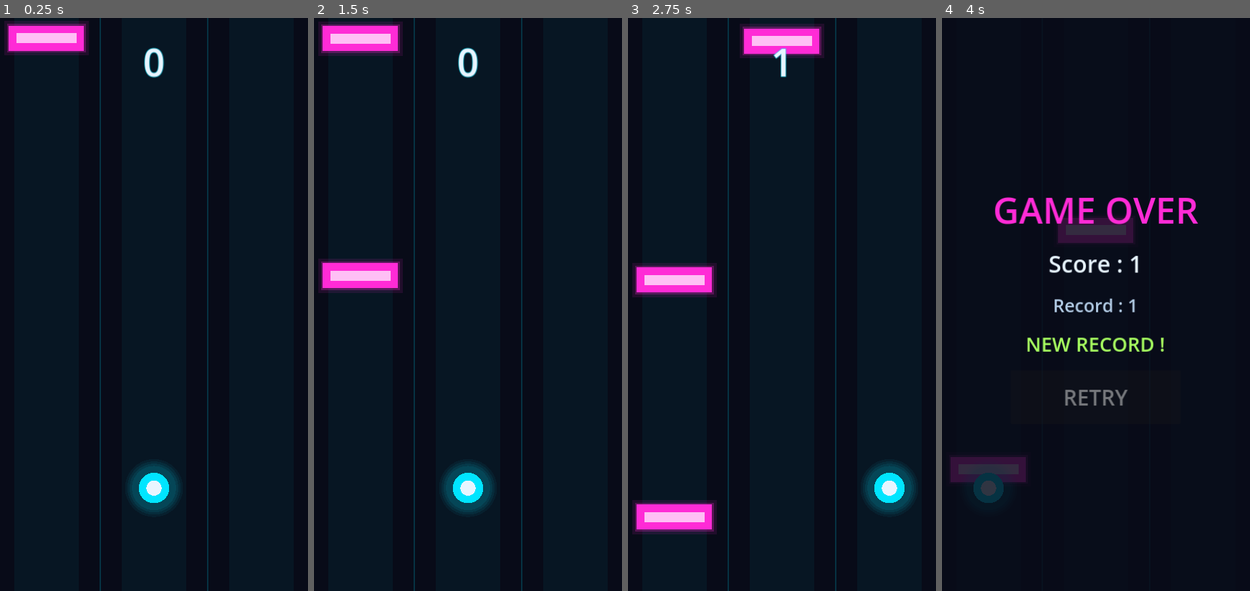
Above: before the commit, frames 1-4 (left to right).
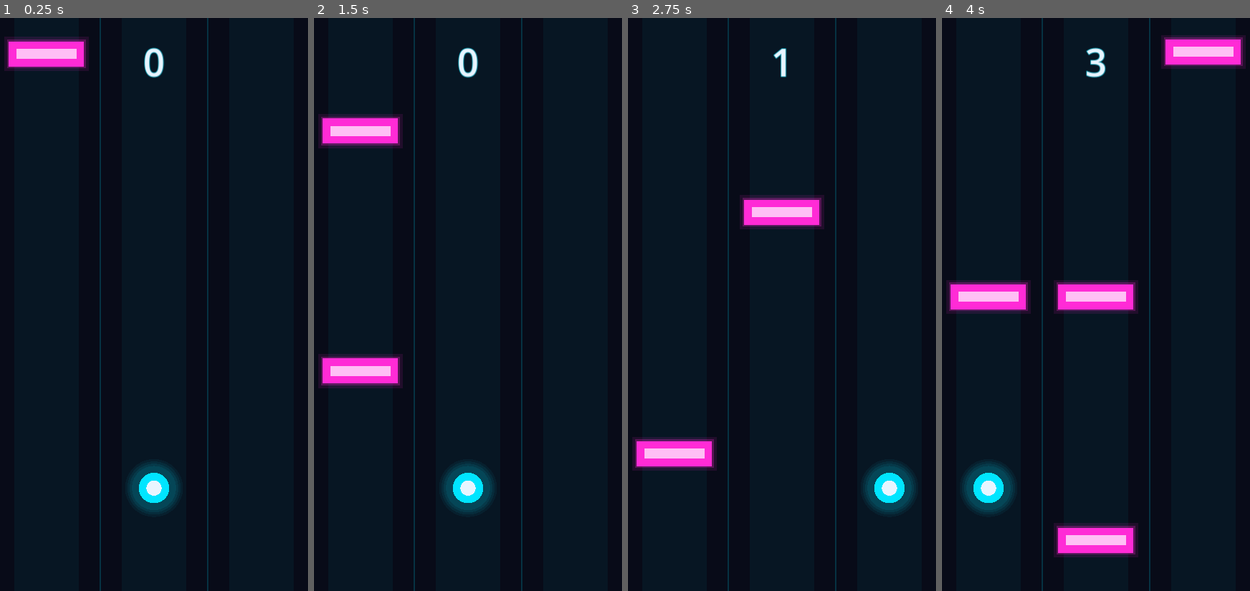
Above: after the commit, the same moments.

Repository: BananaInTrouble/Neon-Escape
Game: Godot game, scene res://scenes/main/main.tscn
The game is run twice, just before and just after one commit, with the same random seed, the same clock (stepped at 60 frames per second) and the same inputs.
Inputs (mouse positions are in pixels of both pictures, inside the frame that each line leads up to):
- Up to frame 1 (0.25 s): no input
- Up to frame 2 (1.5 s): move the mouse to (538, 275) at 0.52 s; hold Right (move_right) 0.53-1.28 s; click (538, 275) at 0.67 s; move the mouse to (403, 333) at 1.27 s; hold Left (move_left) from 1.28 s (still down)
- Up to frame 3 (2.75 s): move the mouse to (812, 178) at 2.02 s; release Left (move_left) at 2.03 s; hold Right (move_right) from 2.03 s (still down)
- Up to frame 4 (4 s): move the mouse to (1080, 419) at 2.77 s; click (1080, 419) at 2.92 s; move the mouse to (1191, 390) at 3.52 s; release Right (move_right) at 3.53 s; hold Left (move_left) from 3.53 s (still down)

The runs differ from the first frame. In frame 1, 2.0% of the frame differs, in the area x 1-29%, y 0-10%; in frame 2, 6.6%; in frame 3, 8.2%; in frame 4, 13%, in the area x 1-99%, y 0-100%.

Commit message:
Difficulté plus élevée (retour du premier test sur iPhone)
Vitesse 560 -> 1150 px/s, rangées toutes les 0,95 s -> 0,52 s, rangées doubles
30 % -> 70 %, montée en 75 s. Limites de sécurité inchangées.

Co-Authored-By: Claude Opus 5.5 <noreply@anthropic.com>
Claude-Session: https://claude.ai/code/session_016cBnVpishZPQyf6j2qKhHQ

Diff:
--- a/scripts/gameplay/difficulty_manager.gd
+++ b/scripts/gameplay/difficulty_manager.gd
@@ -8,20 +8,20 @@
 ## (nœud DifficultyManager de scenes/game/game.tscn) sans toucher au code.
 
 @export_group("Vitesse des obstacles (pixels/seconde)")
-@export var start_speed := 420.0
-@export var max_speed := 900.0
+@export var start_speed := 560.0
+@export var max_speed := 1150.0
 
 @export_group("Temps entre deux rangées (secondes)")
-@export var start_row_interval := 1.25
-@export var min_row_interval := 0.62
+@export var start_row_interval := 0.95
+@export var min_row_interval := 0.52
 
 @export_group("Rangées à deux voies bloquées (probabilité)")
-@export_range(0.0, 1.0) var start_double_chance := 0.15
-@export_range(0.0, 1.0) var max_double_chance := 0.55
+@export_range(0.0, 1.0) var start_double_chance := 0.3
+@export_range(0.0, 1.0) var max_double_chance := 0.7
 
 @export_group("Progression et sécurité")
 ## Durée (secondes) pour passer de la difficulté de départ au maximum.
-@export var ramp_duration := 90.0
+@export var ramp_duration := 75.0
 ## Temps minimal garanti entre deux rangées, quelles que soient les valeurs ci-dessus.
 ## 0,5 s laisse le temps de traverser deux voies (2 touchers + 2 × 0,09 s d'animation).
 @export var safety_min_row_interval := 0.5
Not shown, changed: README.md
Not shown, changed: docs/GAME_DESIGN.md
